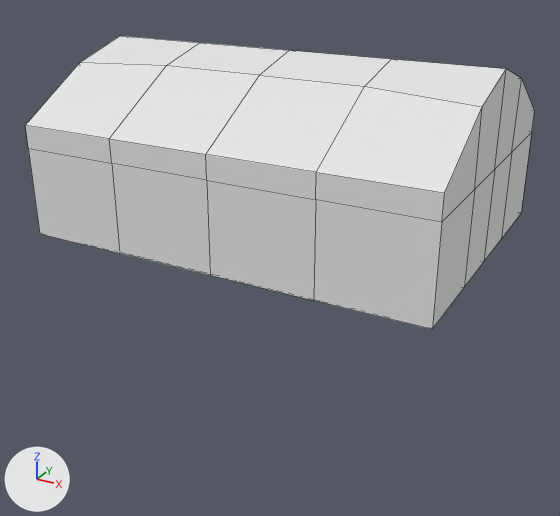
One commit to the Blender file Chest box_object .blend: the scene before it, then after it.
One viewpoint serves both versions: a 50 mm lens placed at (3.86, -8.27, 5.3), pointed at (-0.48, -0.38, 1.35). Every picture has the same lights, and +X, +Y and +Z are marked at lower left. The picture after the commit comes second. Mesh edges are drawn as thin lines.

Objects in the first picture: 'lid'.
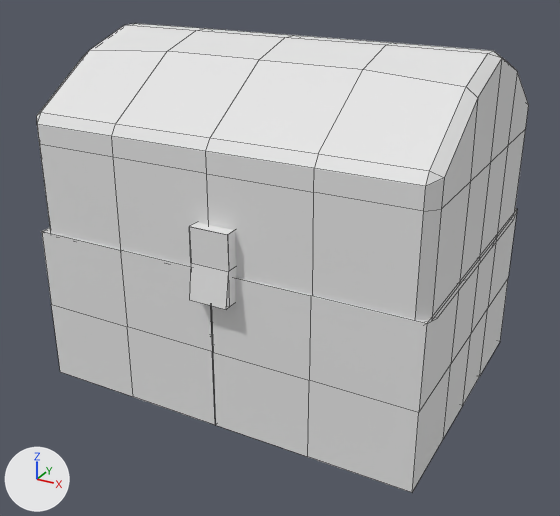
The change, as a diff of the scene's bpy script:
```diff
--- a/Chest box_object .blend.py
+++ b/Chest box_object .blend.py
@@ me_cube @@
 # used by ob_chest; location = (-0.54, -0.05, 1.34); scale = (-2.47, 2.64, 1.38)
 # verts and faces of me_cube; kept vertices keep their numbers, new ones are numbered from 19
 # before: 2 (-1.0, -0.69, 0.236), 3 (-0.003, -0.69, 0.236), 7 (-0.501, -0.69, 0.236), 11 (-1.0, 0.0, 0.236), 17 (-1.0, -0.292, 0.236)
-me_cube.from_pydata(...)  # 19 vertices, 12 faces; spans x -1.0..-0.003, y -0.69..0.0, z -1.228..0.236
+me_cube.from_pydata(...)  # 27 vertices, 18 faces; spans x -1.008..0.0, y -0.69..0.0, z -1.228..0.236
+# me_cube part 1
+verts[19] = (-1.008, -0.584, 0.186)  # pixel (437, 318)
+verts[20] = (0.0, -0.584, 0.186)
+verts[21] = (-0.504, -0.584, 0.186)
+verts[22] = (-1.008, 0.0, 0.186)  # pixel (480, 262)
+verts[23] = (-1.008, -0.181, 0.186)  # pixel (468, 278)
+verts[24] = (-0.938, -0.648, 0.114)
+verts[25] = (-0.938, 0.0, 0.114)
+verts[26] = (-0.938, -0.291, 0.114)
+faces += [(2, 19, 23, 17), (2, 7, 21, 19), (3, 20, 21, 7), (11, 17, 23, 22), (2, 17, 26, 24), (11, 25, 26, 17)]
 me_cube.materials.append(mat_material)
@@ me_cube_002 @@
+me_cube_002.from_pydata([(-1.0, -1.0, -1.0), (-1.0, -1.0, 1.0), (-1.0, 1.0, -1.0), (-1.0, 1.0, 1.0), (1.0, -1.0, -1.0), (1.0, -1.0, 1.0), (1.0, 1.0, -1.0), (1.0, 1.0, 1.0), (-1.0, -1.0, 0.0), (-1.0, 1.0, 0.0), (1.0, 1.0, 0.0), (1.0, -1.0, 0.0), (-1.0, 1.04, 0.0), (-1.0, 1.67, -1.0), (1.0, 1.67, -1.0), (-1.0, 1.04, 1.0), (1.0, 1.04, 1.0), (1.0, 1.04, 0.0)], [], [(8, 1, 3, 9), (7, 10, 17, 16), (10, 7, 5, 11), (11, 5, 1, 8), (2, 6, 4, 0), (7, 3, 1, 5), (4, 11, 8, 0), (6, 10, 11, 4), (3, 7, 16, 15), (0, 8, 9, 2), (12, 15, 16, 17), (13, 12, 17, 14), (2, 9, 12, 13), (10, 6, 14, 17), (6, 2, 13, 14), (9, 3, 15, 12)])
@@ ob_chest @@
 ob_chest = bpy.data.objects.new('chest', me_cube)
-ob_chest.location = (-0.54, -0.05, 1.34)
+ob_chest.location = (-0.54, -0.05, 1.43)
 ob_chest.scale = (-2.47, 2.64, 1.38)
@@ ob_chest @@
 _m = ob_chest.modifiers.new('Mirror', 'MIRROR')
 _m.use_clip = True
-ob_chest.hide_set(True)
@@ ob_lid @@
 ob_lid = bpy.data.objects.new('lid', me_cube_001)
-ob_lid.location = (-0.54, -0.04, 1.41)
-ob_lid.scale = (2.53, 2.63, 1.24)
+ob_lid.location = (-0.54, -0.04, 1.32)
+ob_lid.scale = (-2.48, 2.62, 1.38)
 _m = ob_lid.modifiers.new('Mirror', 'MIRROR')
@@ ob_lid @@
 _m = ob_lid.modifiers.new('Mirror', 'MIRROR')
 _m.use_clip = True
+_m = ob_lid.modifiers.new('Bevel', 'BEVEL')
@@ ob_cube @@
+ob_cube = bpy.data.objects.new('Cube', me_cube_002)
+ob_cube.location = (-0.45, -1.88, 1.87)
+ob_cube.scale = (0.24, -0.11, 0.42)
```

What differs and where, as boxes (x1, y1, x2, y2) in the pictures (560 x 516 px):
'lid', moved, rescaled, modifiers changed: before (25, 36, 535, 329); after (37, 23, 529, 320)
'chest', shown: after (42, 208, 517, 492)
'Cube', added: after (189, 222, 236, 310)
part 1 of me_cube, added: after (43, 208, 517, 324)
